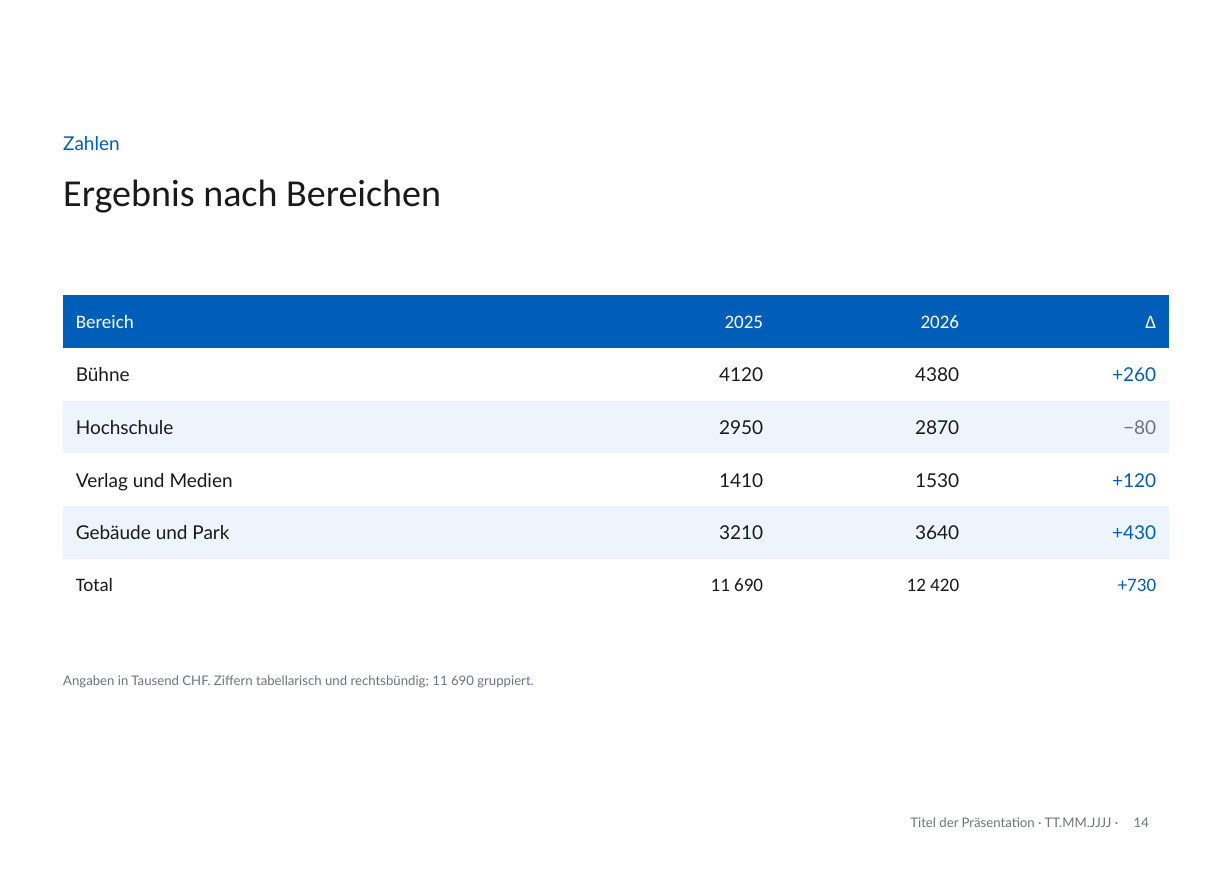
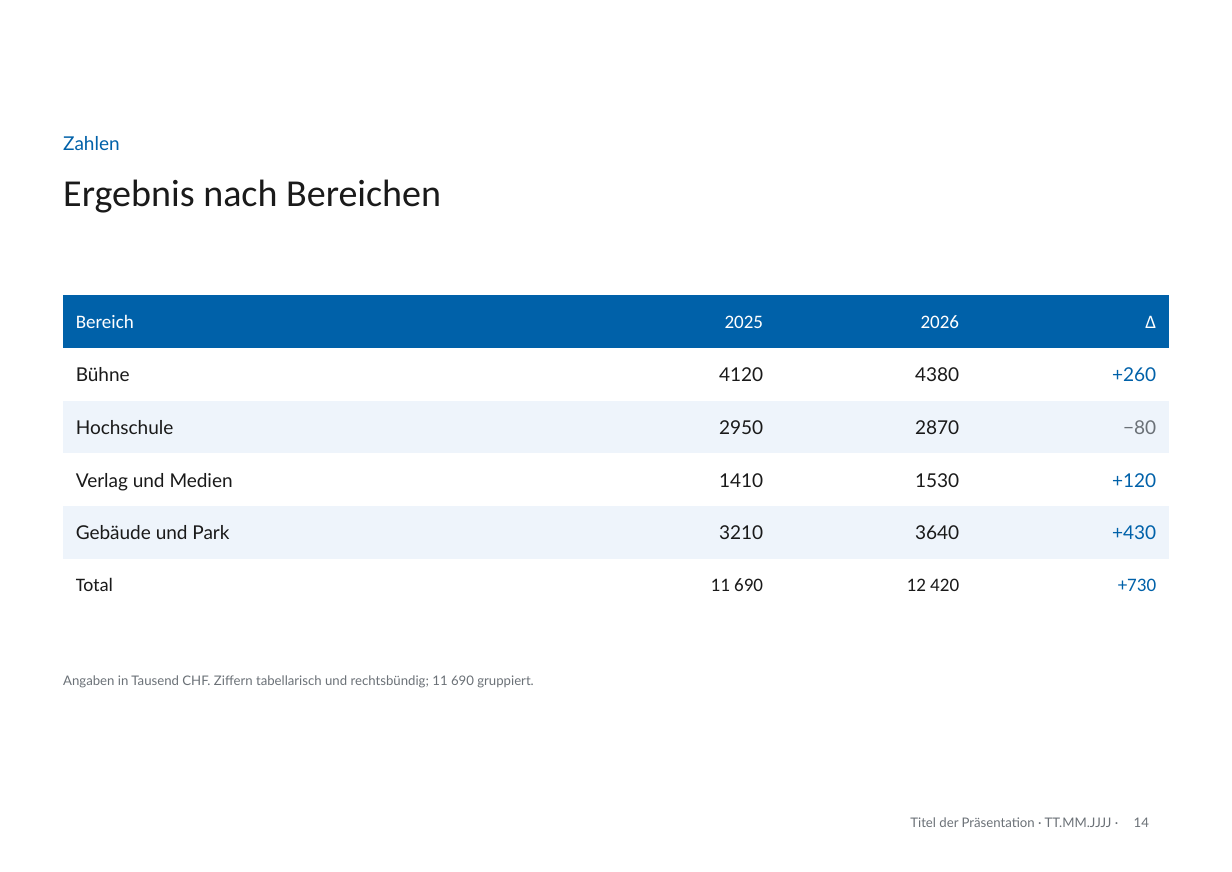
Before and after one commit to phtok/goeloggen, a slide deck: slide 14 of assets/templates/GoetheanumVorlageA4.pptx. Drawn at 1232x872 pixels with LibreOffice and Linux fonts; fonts in the diff are those of the drawing; background and template pictures are left out. Boxes give left, top, right and bottom in pixels: in the first picture for what was removed or moved away, otherwise in the second. Text is boxed around its words. In the diff, an @@ line names an element or a change of style, - is before the commit and + after.

```diff
--- a/assets/templates/GoetheanumVorlageA4.pptx
+++ b/assets/templates/GoetheanumVorlageA4.pptx
@@ text "Zahlen" at (63,136,120,150): text colour #005EB8 to #0061A9 @@
@@ table at (63,295,1169,595) @@
@@ fill #005EB8 to #0061A9 in row 1 @@
@@ text colour #005EB8 to #0061A9 in "+260", "+120", "+430", "+730" @@
@@ text colour #6B7480 to #6B7177 in "−80" @@
```
Also in this commit, not shown: 15 other slides changed, 12 other files.
